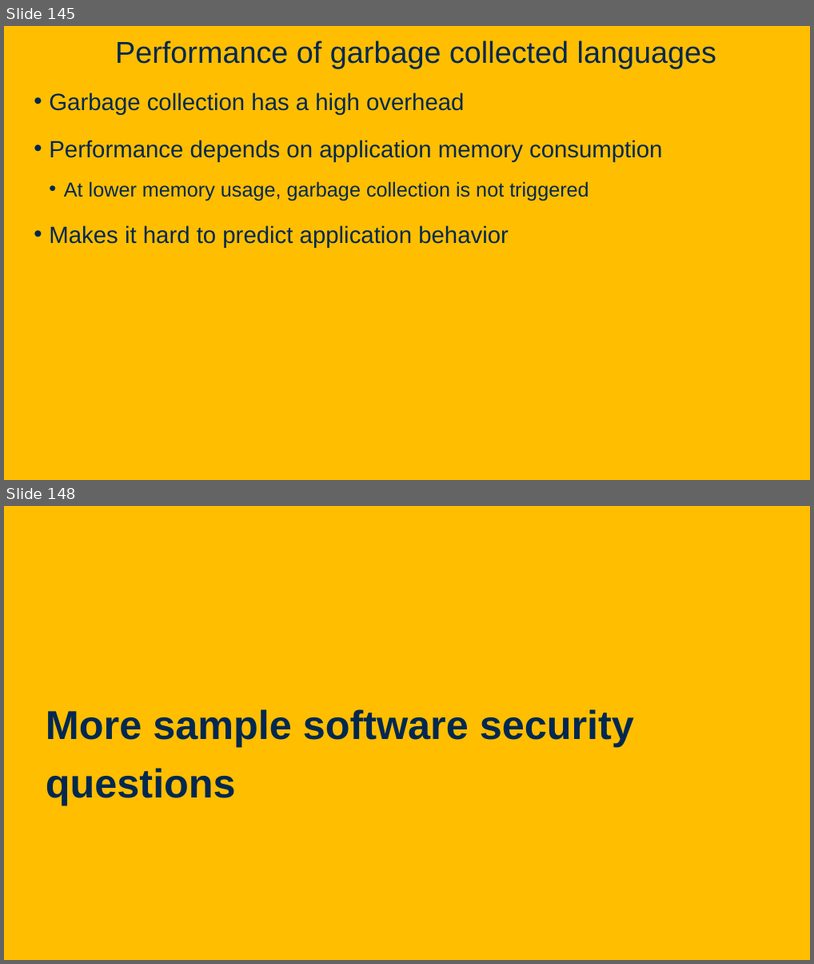
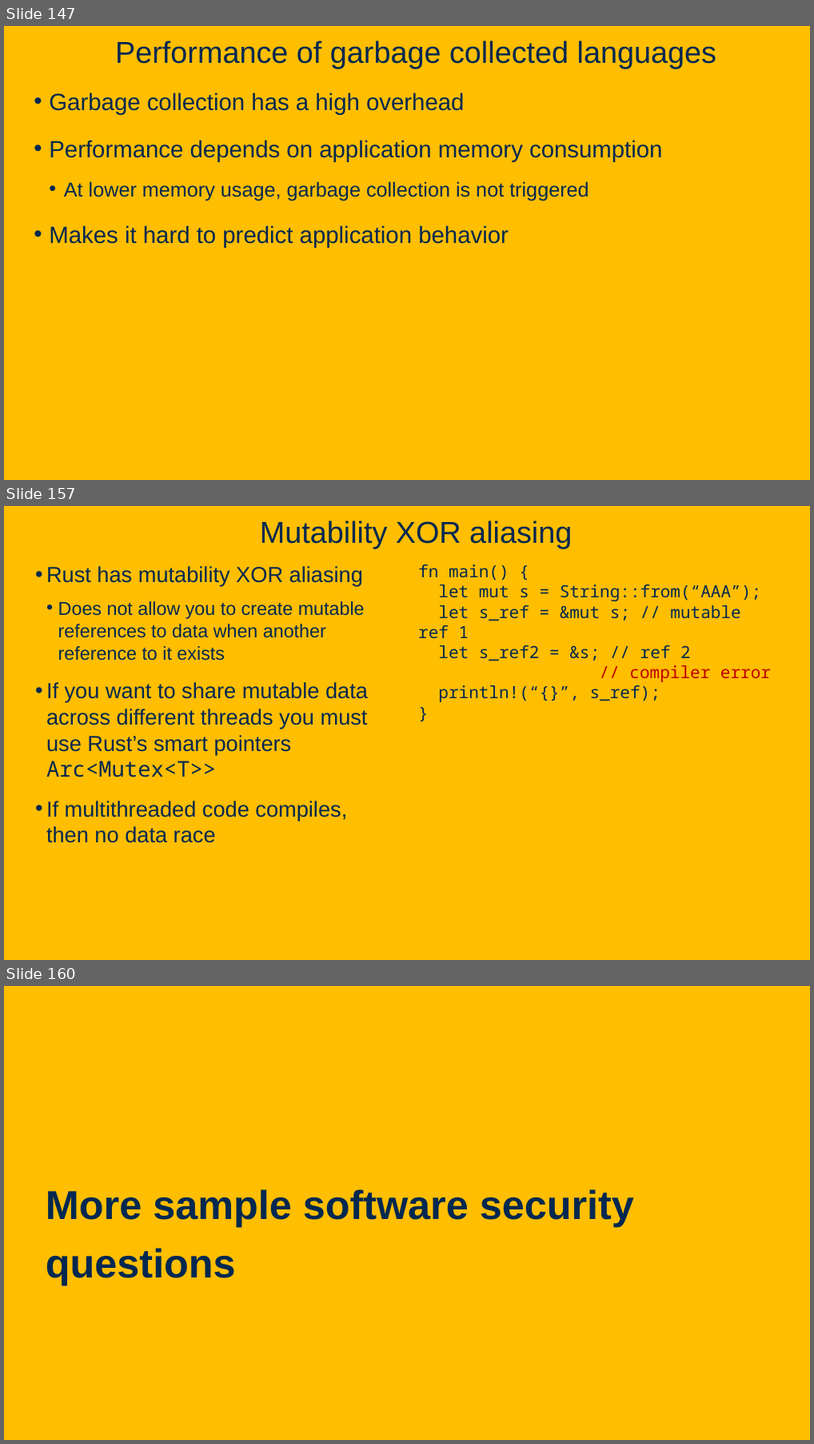
Before and after one commit to davsec-teaching/ecs160-f25, a slide deck: slides/9_software_security.pptx. Shown one above the other, each under a label of ours: slides 145 and 148 before the commit, slides 147, 157 and 160 after it; the slides between them are not shown. The pictures are 814x964 and 814x1444 pixels, drawn with LibreOffice and Linux fonts; fonts in the diff are those of the drawing; background and template pictures are left out. Boxes give left, top, right and bottom in pixels: in the first picture for what was removed or moved away, otherwise in the second. Text is boxed around its words. In the diff, an @@ line names an element or a change of style, - is before the commit and + after.

```diff
--- a/slides/9_software_security.pptx
+++ b/slides/9_software_security.pptx
@@ slide 157 added at [4,506,810,960], background picture (left out) @@
@@ title added at [260,520,572,548], 36 pt, text #022850 @@
+Mutability XOR aliasing
@@ text added at [46,566,368,843], 25.9 pt, text #022850 @@
+• Rust has mutability XOR aliasing
+  • Does not allow you to create mutable references to data when another reference to it exists
+• If you want to share mutable data across different threads you must use Rust’s smart pointers Arc<Mutex<T>>
+• If multithreaded code compiles, then no data race
@@ text added at [418,564,771,702], 20 pt, text #022850 @@
+fn main() {
+let mut s = String::from(“AAA”);
+let s_ref = &mut s; // mutable ref 1
+let s_ref2 = &s; // ref 2
+// compiler error
+println!(“{}”, s_ref);
+}
@@ what was slide 145 is now slide 147 @@
@@ what was slide 148 is now slide 160 @@
```
Also in this commit, not shown: 1 slide changed, 12 other slides added, 1 slide removed.
